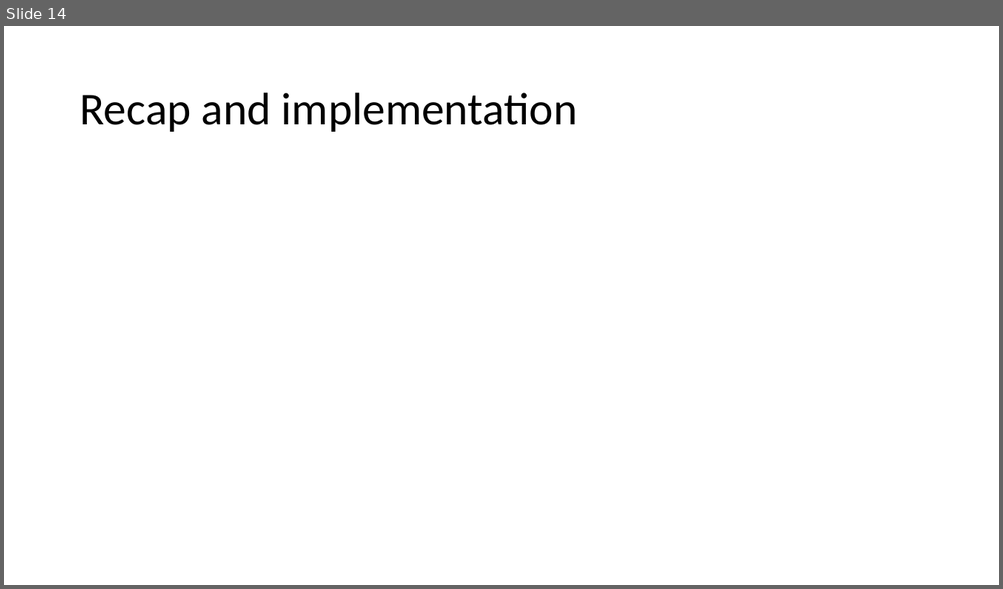
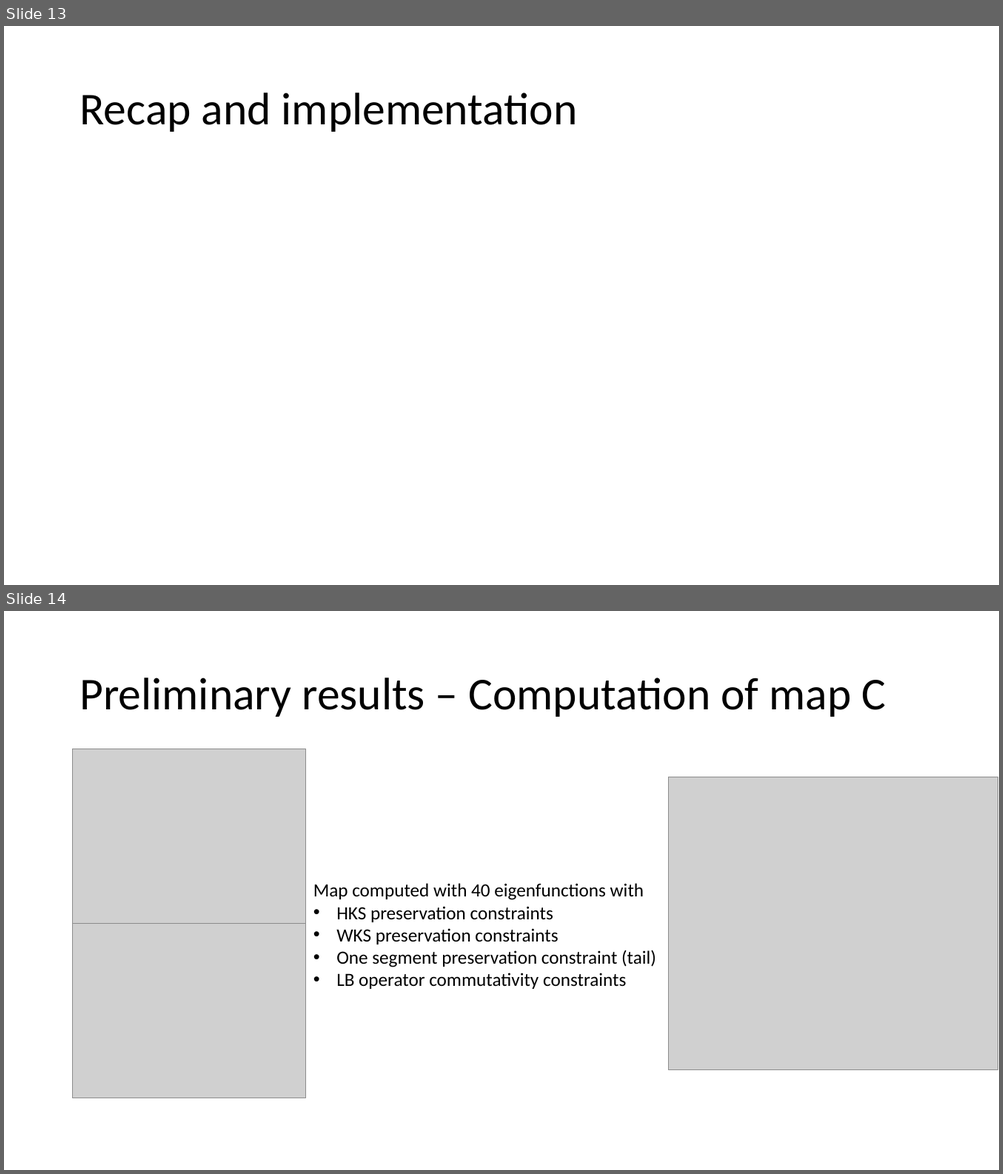
Before and after one commit to Al-th/MVA_Project_FunctionalMaps, a slide deck: Report/Presentation_slide_nico.pptx. Shown one above the other, each under a label of ours: slide 14 before the commit, slides 13 and 14 after it. The pictures are 1003x589 and 1003x1174 pixels, drawn with LibreOffice and Linux fonts; fonts in the diff are those of the drawing; grey boxes stand for pictures. Boxes give left, top, right and bottom in pixels: in the first picture for what was removed or moved away, otherwise in the second. Text is boxed around its words. In the diff, an @@ line names an element or a change of style, - is before the commit and + after.

```diff
--- a/Report/Presentation_slide_nico.pptx
+++ b/Report/Presentation_slide_nico.pptx
@@ slide 14 added at box(4, 611, 999, 1170), background #FFFFFF @@
@@ title added at box(79, 678, 885, 717), 44 pt, text #000000 @@
+Preliminary results – Computation of map C
@@ picture added at box(73, 749, 306, 923) @@
@@ picture added at box(668, 777, 998, 1071) @@
@@ text added at box(313, 883, 656, 989), 18 pt, text #000000 @@
+Map computed with 40 eigenfunctions with
+• HKS preservation constraints
+• WKS preservation constraints
+• One segment preservation constraint (tail)
+• LB operator commutativity constraints
@@ picture added at box(73, 923, 306, 1098) @@
@@ what was slide 14 is now slide 13 @@
```
Also in this commit, not shown: 5 slides changed, 2 other slides added, 4 slides removed.
